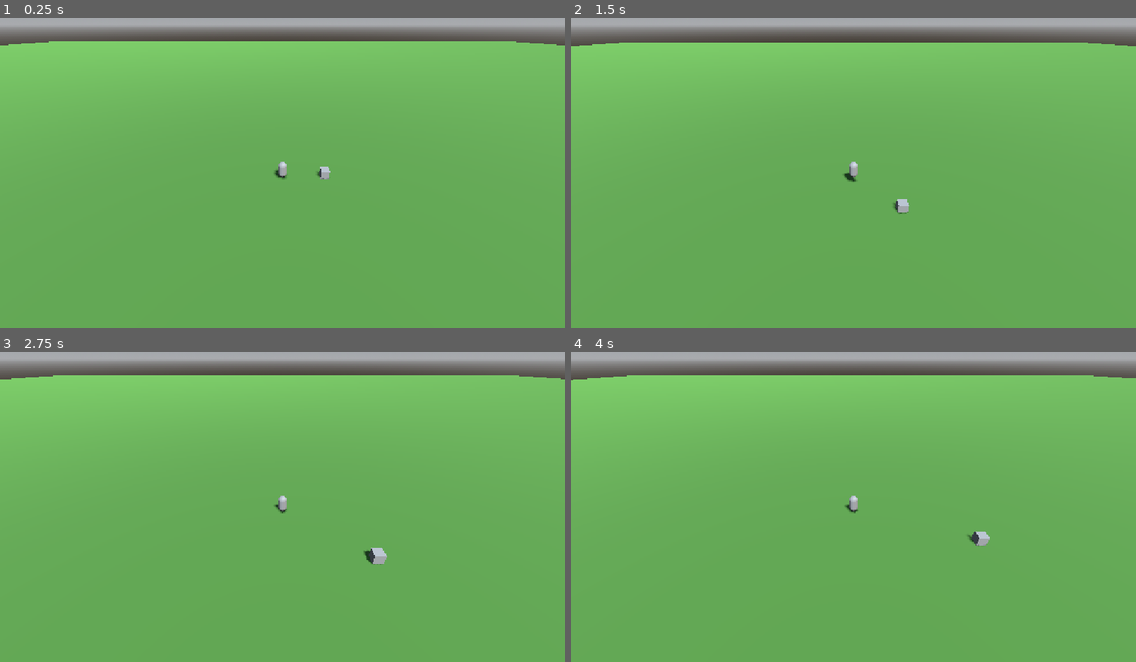
Above: before the commit, frames 1-4 (two rows, left to right).
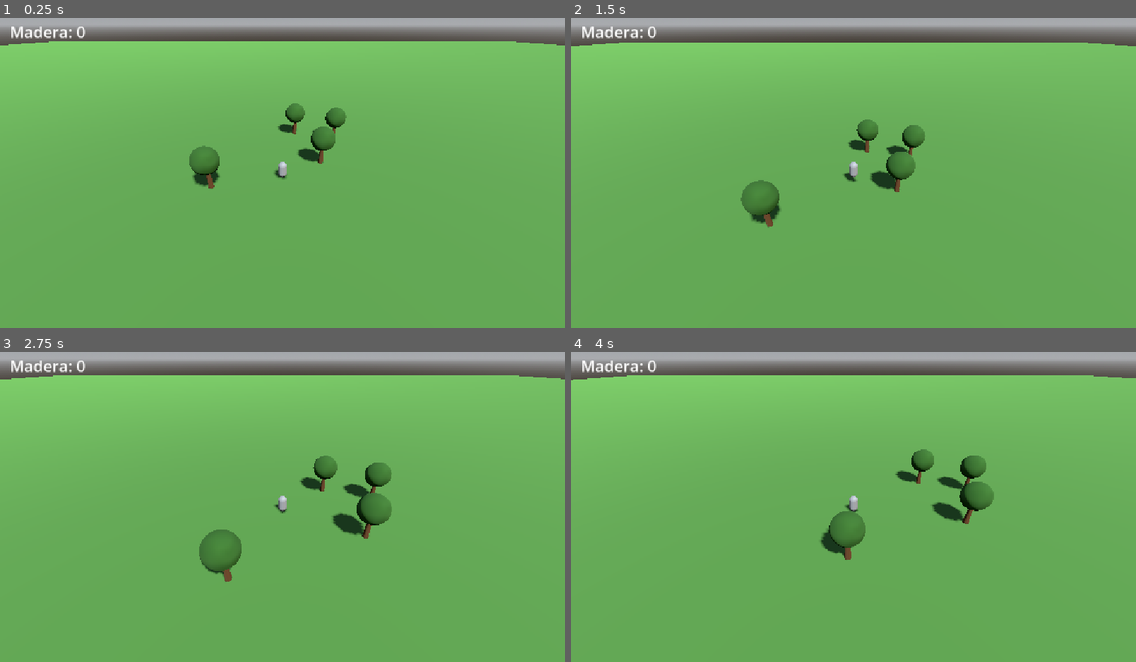
Above: after the commit, the same moments.

Repository: SergioC246/Wildborn
Game: Godot game, scene res://mundo.tscn
The game is run twice, just before and just after one commit, with the same random seed, the same clock (stepped at 60 frames per second) and the same inputs.
Inputs:
- Up to frame 1 (0.25 s): no input
- Up to frame 2 (1.5 s): tap Enter at 0.5 s; hold W (mover_adelante) from 0.53 s (still down); tap E (interactuar, bound only after the commit) at 0.6, 1.35 s; tap Space (saltar) at 0.77 s
- Up to frame 3 (2.75 s): tap Space (saltar) at 1.52 s; release W (mover_adelante) at 2.03 s; hold A (mover_izquierda) from 2.03 s (still down); tap E (interactuar, bound only after the commit) at 2.1 s
- Up to frame 4 (4 s): tap E (interactuar, bound only after the commit) at 2.85, 3.6 s; tap Space (saltar) at 3.02, 3.77 s; release A (mover_izquierda) at 3.53 s; hold S (mover_atras) from 3.53 s (still down)

The runs differ from the first frame. In frame 1, 1.8% of the frame differs, in the area x 2-62%, y 2-56%; in frame 2, 2.4%; in frame 3, 3.0%, in the area x 2-70%, y 2-75%; in frame 4, 2.7%.

Commit message:
Fase 1 completa: arboles, talar con E y contador de madera

Diff:
--- /dev/null
+++ b/arbol.gd
@@ -0,0 +1,42 @@
+extends StaticBody3D
+
+var jugador_cerca = false
+var golpes_restantes = 3
+var jugador = null
+
+
+func _ready() -> void:
+	$ZonaInteraccion.body_entered.connect(_on_body_entered)
+	$ZonaInteraccion.body_exited.connect(_on_body_exited)
+
+
+func _process(_delta: float) -> void:
+	if jugador_cerca and Input.is_action_just_pressed("interactuar"):
+		recibir_golpe()
+
+
+func recibir_golpe() -> void:
+	golpes_restantes -= 1
+	print("¡Hachazo! Golpes restantes: ", golpes_restantes)
+	if golpes_restantes <= 0:
+		talar()
+
+
+func talar() -> void:
+	print("¡El árbol ha caído!")
+	if jugador:
+		jugador.agregar_madera(3)
+	queue_free()
+
+
+func _on_body_entered(body: Node3D) -> void:
+	if body.name == "Jugador":
+		jugador_cerca = true
+		jugador = body
+		print("El jugador está cerca del árbol")
+
+
+func _on_body_exited(body: Node3D) -> void:
+	if body.name == "Jugador":
+		jugador_cerca = false
+		print("El jugador se ha alejado del árbol")
--- /dev/null
+++ b/arbol.tscn
@@ -0,0 +1,48 @@
+[gd_scene format=3 uid="uid://q5wxdp1tdkxq"]
+
+[ext_resource type="Script" uid="uid://b6n0x74fkwesr" path="res://arbol.gd" id="1_omjyp"]
+
+[sub_resource type="StandardMaterial3D" id="StandardMaterial3D_40n1s"]
+albedo_color = Color(0.36078432, 0.22745098, 0.11764706, 1)
+
+[sub_resource type="CylinderMesh" id="CylinderMesh_wddc5"]
+material = SubResource("StandardMaterial3D_40n1s")
+top_radius = 0.2
+bottom_radius = 0.3
+height = 3.0
+
+[sub_resource type="StandardMaterial3D" id="StandardMaterial3D_oxalo"]
+albedo_color = Color(0.18431373, 0.3529412, 0.12156863, 1)
+
+[sub_resource type="SphereMesh" id="SphereMesh_wddc5"]
+material = SubResource("StandardMaterial3D_oxalo")
+radius = 1.5
+height = 3.0
+
+[sub_resource type="CylinderShape3D" id="CylinderShape3D_wddc5"]
+height = 3.0
+radius = 0.3
+
+[sub_resource type="CylinderShape3D" id="CylinderShape3D_40n1s"]
+radius = 1.5
+
+[node name="Arbol" type="StaticBody3D" unique_id=2080985871]
+script = ExtResource("1_omjyp")
+
+[node name="Tronco" type="MeshInstance3D" parent="." unique_id=166625750]
+transform = Transform3D(1, 0, 0, 0, 1, 0, 0, 0, 1, 0, 1.5, 0)
+mesh = SubResource("CylinderMesh_wddc5")
+
+[node name="Copa" type="MeshInstance3D" parent="." unique_id=1584736784]
+transform = Transform3D(1, 0, 0, 0, 1, 0, 0, 0, 1, 0, 3.5, 0)
+mesh = SubResource("SphereMesh_wddc5")
+
+[node name="CollisionShape3D" type="CollisionShape3D" parent="." unique_id=1309103122]
+transform = Transform3D(1, 0, 0, 0, 1, 0, 0, 0, 1, 0, 1.5, 0)
+shape = SubResource("CylinderShape3D_wddc5")
+
+[node name="ZonaInteraccion" type="Area3D" parent="." unique_id=242894854]
+
+[node name="CollisionShape3D" type="CollisionShape3D" parent="ZonaInteraccion" unique_id=1208924148]
+transform = Transform3D(1, 0, 0, 0, 1, 0, 0, 0, 1, 0, 1, 0)
+shape = SubResource("CylinderShape3D_40n1s")
--- a/jugador.gd
+++ b/jugador.gd
@@ -3,6 +3,8 @@
 
 const SPEED = 5.0
 const JUMP_VELOCITY = 4.5
+var madera = 0
+@onready var contador_madera = $CanvasLayer/ContadorMadera
 
 
 func _physics_process(delta: float) -> void:
@@ -26,3 +28,7 @@
 		velocity.z = move_toward(velocity.z, 0, SPEED)
 
 	move_and_slide()
+func agregar_madera(cantidad: int) -> void:
+	madera += cantidad
+	print("Madera: ", madera)
+	contador_madera.text = "Madera: " + str(madera)
--- a/jugador.tscn
+++ b/jugador.tscn
@@ -16,3 +16,13 @@
 [node name="Cuerpo" type="MeshInstance3D" parent="." unique_id=756390303]
 transform = Transform3D(1, 0, 0, 0, 1, 0, 0, 0, 1, 0, 1, 0)
 mesh = SubResource("CapsuleMesh_wddc5")
+
+[node name="CanvasLayer" type="CanvasLayer" parent="." unique_id=607950014]
+
+[node name="ContadorMadera" type="Label" parent="CanvasLayer" unique_id=1885748436]
+offset_left = 20.0
+offset_top = 20.0
+offset_right = 175.0
+offset_bottom = 65.0
+theme_override_font_sizes/font_size = 32
+text = "Madera: 0"
--- a/mundo.tscn
+++ b/mundo.tscn
@@ -1,6 +1,7 @@
 [gd_scene format=3 uid="uid://b3w2bqp0u2ec7"]
 
 [ext_resource type="PackedScene" uid="uid://bt86jijflvhij" path="res://jugador.tscn" id="1_6ba58"]
+[ext_resource type="PackedScene" uid="uid://q5wxdp1tdkxq" path="res://arbol.tscn" id="2_lgngo"]
 
 [sub_resource type="ProceduralSkyMaterial" id="ProceduralSkyMaterial_xwo6f"]
 sky_horizon_color = Color(0.66224277, 0.6717428, 0.6867428, 1)
@@ -24,8 +25,6 @@
 [sub_resource type="ConcavePolygonShape3D" id="ConcavePolygonShape3D_lgngo"]
 data = PackedVector3Array(250, 0, 250, -250, 0, 250, 250, 0, -250, -250, 0, 250, -250, 0, -250, 250, 0, -250)
 
-[sub_resource type="BoxMesh" id="BoxMesh_wddc5"]
-
 [node name="Mundo" type="Node3D" unique_id=188632270]
 
 [node name="WorldEnvironment" type="WorldEnvironment" parent="." unique_id=1704621613]
@@ -48,6 +47,14 @@
 [node name="Camara" type="Camera3D" parent="Jugador" unique_id=1379213256]
 transform = Transform3D(1, 0, 0, 0, 0.81915206, 0.57357645, 0, -0.57357645, 0.81915206, 0, 15, 20)
 
-[node name="MeshInstance3D" type="MeshInstance3D" parent="." unique_id=1386870996]
-transform = Transform3D(1, 0, 0, 0, 1, 0, 0, 0, 1, 5, 0.5, 0)
-mesh = SubResource("BoxMesh_wddc5")
+[node name="Arbol" parent="." unique_id=2080985871 instance=ExtResource("2_lgngo")]
+transform = Transform3D(1, 0, 0, 0, 1, 0, 0, 0, 1, 5, 0, -3)
+
+[node name="Arbol2" parent="." unique_id=1941754128 instance=ExtResource("2_lgngo")]
+transform = Transform3D(1, 0, 0, 0, 1, 0, 0, 0, 1, 8, 0, -10)
+
+[node name="Arbol3" parent="." unique_id=285814487 instance=ExtResource("2_lgngo")]
+transform = Transform3D(1, 0, 0, 0, 1, 0, 0, 0, 1, -8, 0, 2)
+
+[node name="Arbol4" parent="." unique_id=1862821018 instance=ExtResource("2_lgngo")]
+transform = Transform3D(1, 0, 0, 0, 1, 0, 0, 0, 1, 2, 0, -12)
--- a/project.godot
+++ b/project.godot
@@ -47,6 +47,11 @@
 "events": [Object(InputEventKey,"resource_local_to_scene":false,"resource_name":"","device":-1,"window_id":0,"alt_press …(191 unchanged characters)…
 ]
 }
+interactuar={
+"deadzone": 0.2,
+"events": [Object(InputEventKey,"resource_local_to_scene":false,"resource_name":"","device":-1,"window_id":0,"alt_pressed":false,"shift_pressed":false,"ctrl_pressed":false,"meta_pressed":false,"pressed":false,"keycode":0,"physical_keycode":69,"key_label":0,"unicode":101,"location":0,"echo":false,"script":null)
+]
+}
 
 [physics]
 
Not shown, added: arbol.gd.uid
